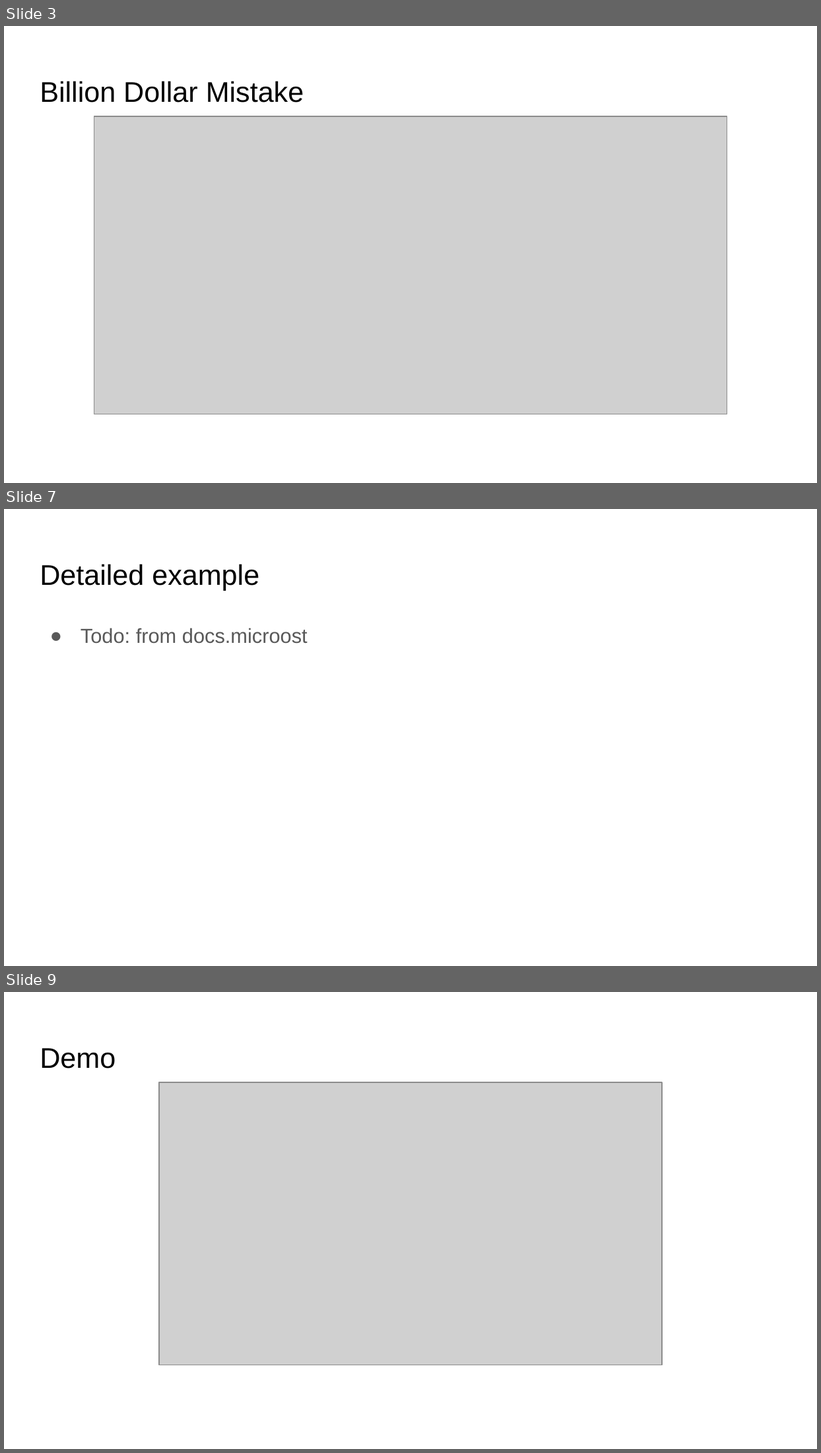
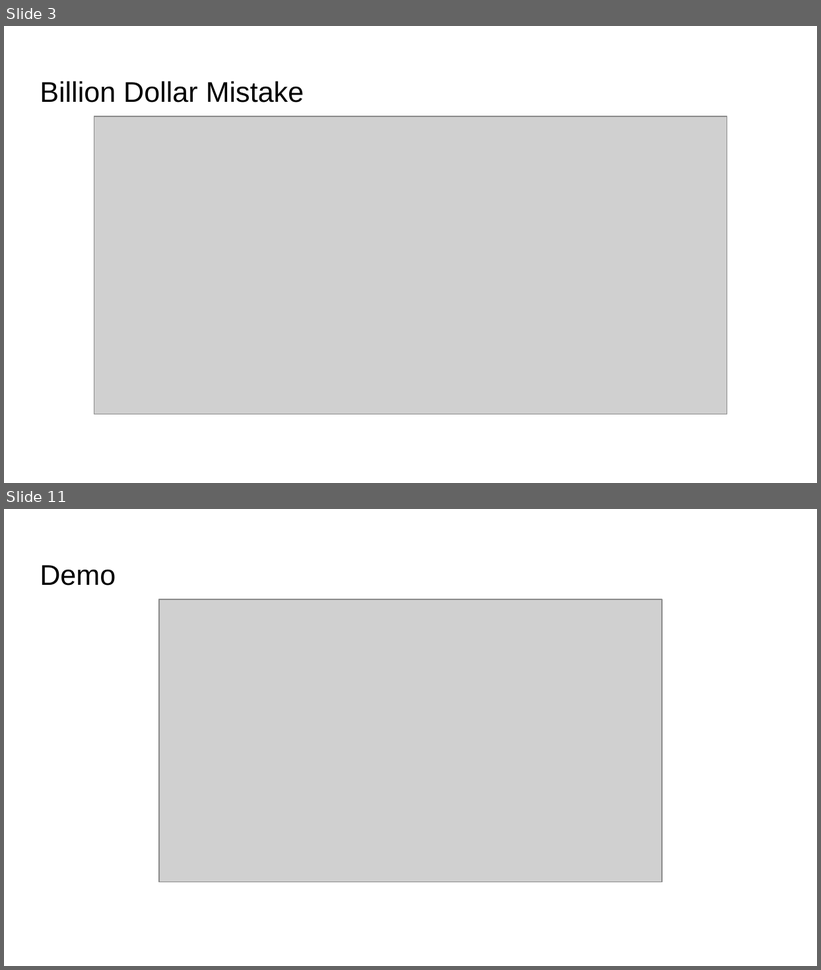
Before and after one commit to kugushev/presentations, a slide deck: 2021_NullabilityInUnity/Presentation.pptx. Shown one above the other, each under a label of ours: slides 3, 7 and 9 before the commit, slides 3 and 11 after it; the slides between them are not shown. The pictures are 821x1453 and 821x970 pixels, drawn with LibreOffice and Linux fonts; fonts in the diff are those of the drawing; grey boxes stand for pictures; background and template pictures are left out. Boxes give left, top, right and bottom in pixels: in the first picture for what was removed or moved away, otherwise in the second. Text is boxed around its words. In the diff, an @@ line names an element or a change of style, - is before the commit and + after.

```diff
--- a/2021_NullabilityInUnity/Presentation.pptx
+++ b/2021_NullabilityInUnity/Presentation.pptx
@@ slide 7 removed at box(4, 509, 817, 966), background picture (left out) @@
@@ title removed at box(40, 564, 259, 590) @@
-Detailed example
@@ text removed at box(81, 628, 308, 644) @@
-● Todo: from docs.microost
@@ what was slide 9 is now slide 11 @@
```
Also in this commit, not shown: 8 slides changed, 6 slides added, 2 other slides removed.
